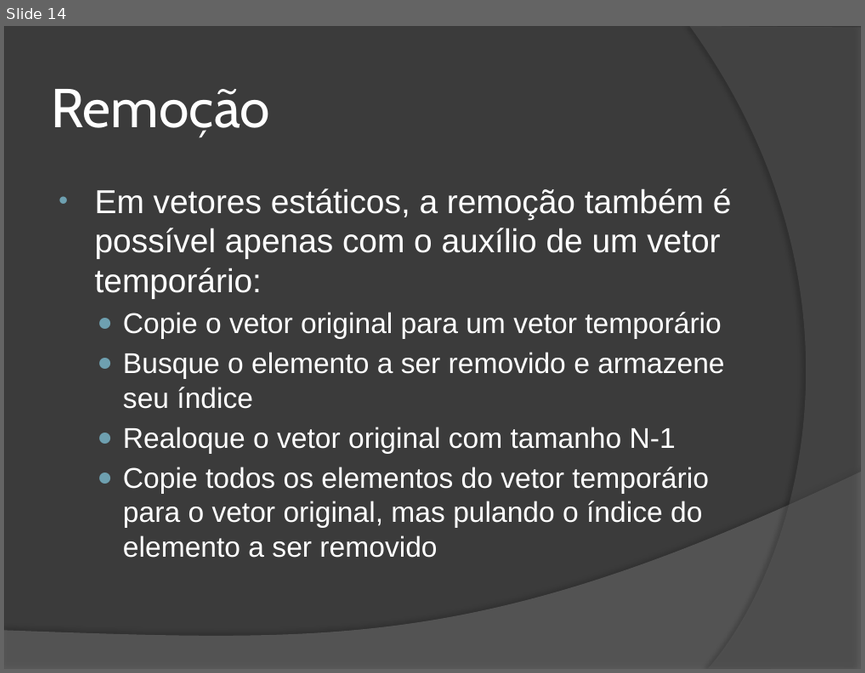
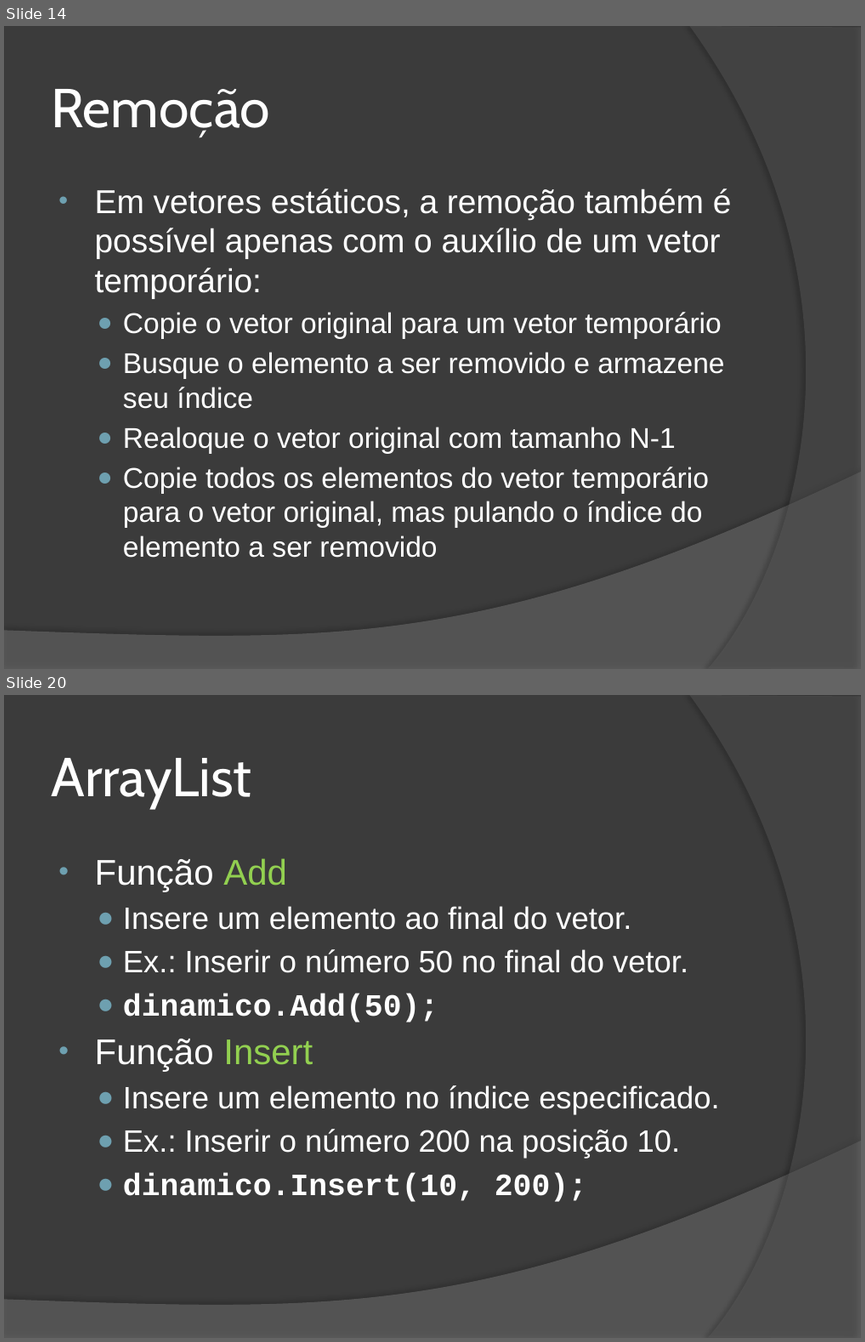
Before and after one commit to wind39/wind39.github.io, a slide deck: curso/modulo1capitulo5.pptx. Shown one above the other, each under a label of ours: slide 14 before the commit, slides 14 and 20 after it; the slides between them are not shown. The pictures are 865x673 and 865x1342 pixels, drawn with LibreOffice and Linux fonts; fonts in the diff are those of the drawing. Boxes give left, top, right and bottom in pixels: in the first picture for what was removed or moved away, otherwise in the second. Text is boxed around its words. In the diff, an @@ line names an element or a change of style, - is before the commit and + after.

```diff
--- a/curso/modulo1capitulo5.pptx
+++ b/curso/modulo1capitulo5.pptx
@@ slide 20 added at box(4, 695, 861, 1338), background #3B3B3B; not listed: 2 template elements that a slide beside it also shows @@
@@ title added at box(51, 758, 251, 808), 46 pt, text #FFFFFF @@
+ArrayList
@@ text added at box(95, 858, 719, 1202), 26 pt, text #FFFFFF @@
+• Função Add
+  ● Insere um elemento ao final do vetor.
+  ● Ex.: Inserir o número 50 no final do vetor.
+  ● dinamico.Add(50);
+• Função Insert
+  ● Insere um elemento no índice especificado.
+  ● Ex.: Inserir o número 200 na posição 10.
+  ● dinamico.Insert(10, 200);
```
Also in this commit, not shown: 1 slide changed, 9 other slides added, 3 other files.
